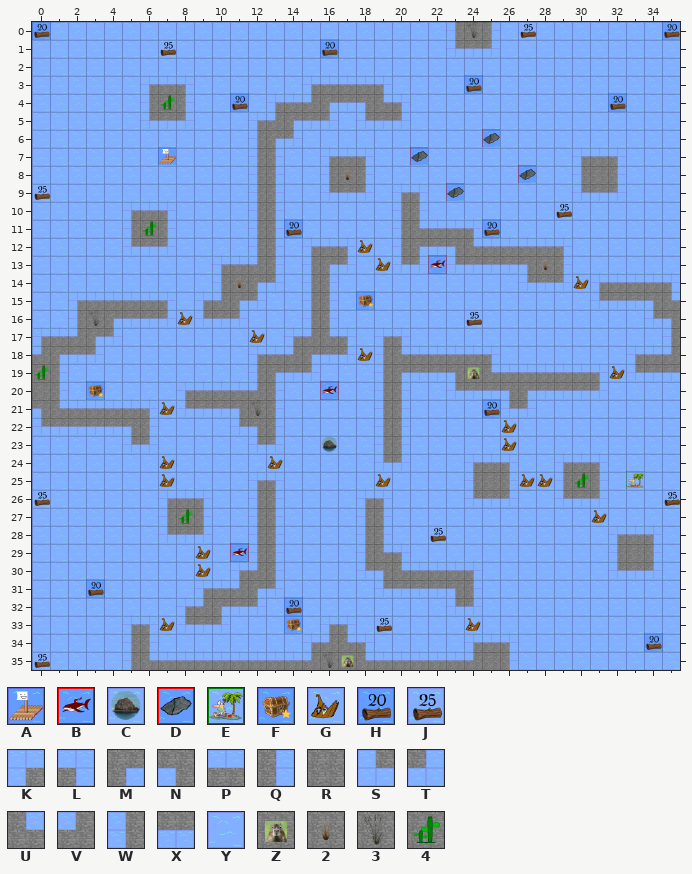
Two versions of a level (Tiled map (JSON), TechnicalPrototype/core/assets/levels/Maze.json). The picture above was drawn from the file before the commit.
Cells are 48x48 px. Shown: x 0..35, y 0..35.
Key: from "updatedTiledSet": A 0 "Raft", B 2 "Enemy", C 7 "Rock", D 8, E 9 "Goal", F 14 "Treasure", G 21 "Wood", H 22 "Wood", J 23 "Wood", K 28 "Rock", L 29 "Rock", M 30 "Rock", N 31 "Rock", P 32 "Rock", Q 33 "Rock", R 34 "Rock", S 35 "Rock", T 36 "Rock", U 37 "Rock", V 38 "Rock", W 39 "Rock", X 40 "Rock", Y 41 "Rock", Z 62 "Rock", 2 63 "Rock", 3 64 "Rock", 4 65 "Rock".
_ is an empty cell, # one hidden under a higher layer.
Objects are placed by their top-left corner, in cells (3,4 is the top-left corner of cell 3,4); size is 1x1 cell unless given.
Layer "Environment" before, first column x 0:
 0 #YYYYYYYYYYYYYYYYYYYYYYW3QY#YYYYYYY#
 1 YYYYYYY#YYYYYYYY#YYYYYYSXTYYYYYYYYYY
 2 YYYYYYYYYYYYYYYYYYYYYYYYYYYYYYYYYYYY
 3 YYYYYYKPLYYYYYYKPPPLYYYY#YYYYYYYYYYY
 4 YYYYYYW4QYY#YKPVMXNULYYYYYYYYYYY#YYY
 5 YYYYYYSXTYYYKVMXTYSXTYYYYYYYYYYYYYYY
 6 YYYYYYYYYYYYWMTYYYYYYYYYYDYYYYYYYYYY
 7 YYYYYYYAYYYYWQYYKPLYYDYYYYYYYYKPLYYY
 8 YYYYYYYYYYYYWQYYW2QYYYYYYYYDYYWRQYYY
 9 #YYYYYYYYYYYWQYYSXTYKLYDYYYYYYSXTYYY
10 YYYYYKPLYYYYWQYYYYYYWQYYYYYYY#YYYYYY
11 YYYYYW4QYYYYWQ#YYYYYWUPPL#YYYYYYYYYY
12 YYYYYSXTYYYYWQYKPL#YWMXNUPPPPLYYYYYY
13 YYYYYYYYYYKPVQYWMTY#ST#SXXXN2QYYYYYY
14 YYYYYYYYYYW2MTYWQYYYYYYYYYYSXT#KPPPL
15 YYKPPPPLYKVMTYYWQY#YYYYYYYYYYYYSXXNU
16 YYW3MXXT#SXTYYYWQYYYYYYY#YYYYYYYYYSN
17 KPVMTYYYYYYY#YKVULYKLYYYYYYYYYYYYYYW
18 VMXTYYYYYYYYKPVMXT#WUPPPPLYYYYYYYKPV
19 4QYYYYYYYYYYWMXTYYYWMXXNZUPPPPPL#SXX
20 RQY#YYYYKPPPVQYY#YYWQYYSXXNMXXXTYYYY
21 NUPPPPL#SXXN3QYYYYYWQYYYY#STYYYYYYYY
22 SXXXXNQYYYYSNQYYYYYWQYYYYY#YYYYYYYYY
23 YYYYYSTYYYYYSTYYCYYWQYYYYY#YYYYYYYYY
24 YYYYYYY#YYYYY#YYYYYSTYYYKPLYYKPLYYYY
25 YYYYYYY#YYYYKLYYYYY#YYYYWRQ##W4QYEYY
26 #YYYYYYKPLYYWQYYYYKLYYYYSXTYYSXTYYY#
27 YYYYYYYW4QYYWQYYYYWQYYYYYYYYYYY#YYYY
28 YYYYYYYSXTYYWQYYYYWQYYJYYYYYYYYYKPLY
29 YYYYYYYYY#Y#WQYYYYWULYYYYYYYYYYYWRQY
30 YYYYYYYYY#YKVQYYYYSNUPPPLYYYYYYYSXTY
31 YYY#YYYYYKPVMTYYYYYSXXXNQYYYYYYYYYYY
32 YYYYYYYYKVMXTY#YYYYYYYYSTYYYYYYYYYYY
33 YYYYYKL#SXTYYY#YKLY#YYYY#YYYYYYYYYYY
34 YYYYYWQYYYYYYYYKVULYYYYYKPLYYYYYYY#Y
35 #YYYYWUPPPPPPPPV3ZUPPPPPVRQYYYYYYYYY
Layer "Collectable" before, first column x 0:
 0 H__________________________J_______H
 1 _______J________H___________________
 2 ____________________________________
 3 ________________________H___________
 4 ___________H____________________H___
 5 ____________________________________
 6 ____________________________________
 7 ____________________________________
 8 ____________________________________
 9 J___________________________________
10 _____________________________J______
11 ______________H__________H__________
12 __________________G_________________
13 ___________________G__B_____________
14 ______________________________G_____
15 __________________F_________________
16 ________G_______________J___________
17 ____________G_______________________
18 __________________G_________________
19 ________________________________G___
20 ___F____________B___________________
21 _______G_________________H__________
22 __________________________G_________
23 __________________________G_________
24 _______G_____G______________________
25 _______G___________G_______GG_______
26 J__________________________________J
27 _______________________________G____
28 ____________________________________
29 _________G_B________________________
30 _________G__________________________
31 ___H________________________________
32 ______________H_____________________
33 _______G______F____J____G___________
34 __________________________________H_
35 J___________________________________
Now the later version:
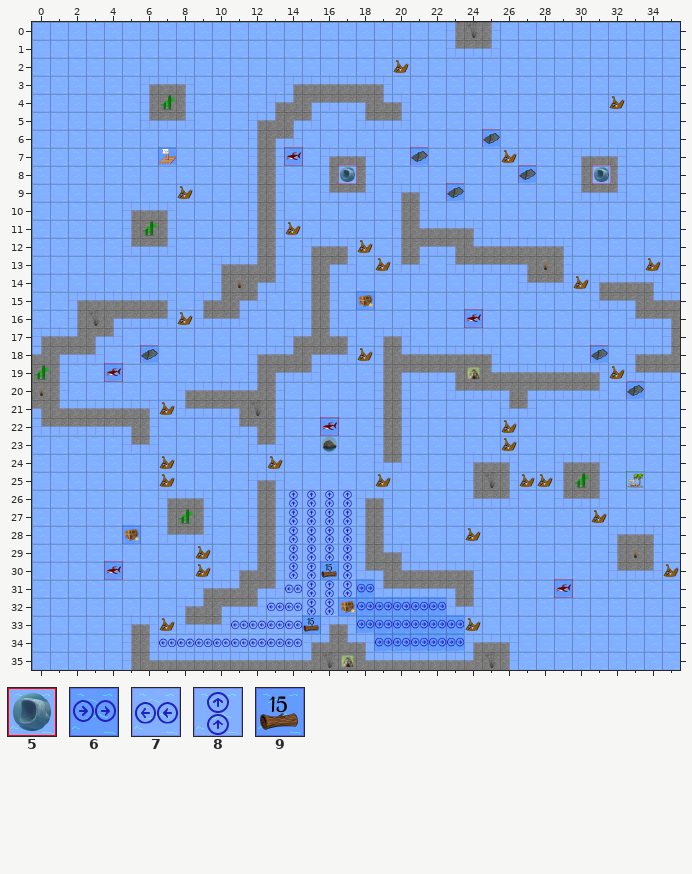
Further tiles: from "updatedTiledSet": 5 1 "Siren", 6 4 "Current", 7 11 "Current", 8 13 "Current", 9 16 "Wood".
Commit message: increase difficulty for level 17
Diff:
{"where": "layer \"Environment\""}
{"y":3,"x":14,"old":"YK","new":"KP"}
{"y":4,"x":14,"old":"PVM","new":"VMX"}
{"y":5,"x":15,"old":"XT","new":"TY"}
{"y":8,"x":31,"old":"R","new":"Z"}
{"y":14,"x":34,"old":"PL","new":"LY"}
{"y":15,"x":33,"old":"XNU","new":"NUP"}
{"y":16,"x":33,"old":"YS","new":"SX"}
{"y":18,"x":6,"old":"Y","new":"D"}
{"y":18,"x":31,"old":"Y","new":"D"}
{"y":20,"x":0,"old":"R","new":"2"}
{"y":20,"x":33,"old":"Y","new":"D"}
{"y":25,"x":25,"old":"R","new":"3"}
{"y":26,"x":14,"old":"YYYY","new":"8888"}
{"y":27,"x":14,"old":"YYYY","new":"8888"}
{"y":28,"x":14,"old":"YYYY","new":"8888"}
{"y":28,"x":22,"old":"J","new":"Y"}
{"y":29,"x":14,"old":"YYYY","new":"8888"}
{"y":29,"x":33,"old":"R","new":"2"}
{"y":30,"x":14,"old":"YYYY","new":"88#8"}
{"y":31,"x":14,"old":"YYYYY","new":"78886"}
{"y":32,"x":13,"old":"Y#YYYYYYYY","new":"7788#66666"}
{"y":33,"x":11,"old":"YYY#Y","new":"7777#"}
{"y":33,"x":18,"old":"Y#YYYY","new":"666666"}
{"y":34,"x":7,"old":"YYYYYYYY","new":"77777777"}
{"y":34,"x":19,"old":"YYYYY","new":"66666"}
{"y":35,"x":25,"old":"R","new":"3"}
{"where": "layer \"Collectable\""}
{"y":0,"x":0,"old":"H","new":"_"}
{"y":0,"x":27,"old":"J","new":"_"}
{"y":0,"x":35,"old":"H","new":"_"}
{"y":1,"x":7,"old":"J","new":"_"}
{"y":1,"x":16,"old":"H","new":"_"}
{"y":2,"x":20,"old":"_","new":"G"}
{"y":3,"x":24,"old":"H","new":"_"}
{"y":4,"x":11,"old":"H","new":"_"}
{"y":4,"x":32,"old":"H","new":"G"}
{"y":7,"x":14,"old":"_","new":"B"}
{"y":7,"x":26,"old":"_","new":"G"}
{"y":9,"x":0,"old":"J","new":"_"}
{"y":9,"x":8,"old":"_","new":"G"}
{"y":10,"x":29,"old":"J","new":"_"}
{"y":11,"x":14,"old":"H","new":"G"}
{"y":11,"x":25,"old":"H","new":"_"}
{"y":13,"x":22,"old":"B","new":"_"}
{"y":13,"x":34,"old":"_","new":"G"}
{"y":16,"x":24,"old":"J","new":"B"}
{"y":17,"x":12,"old":"G","new":"_"}
{"y":19,"x":4,"old":"_","new":"B"}
{"y":20,"x":3,"old":"F","new":"_"}
{"y":20,"x":16,"old":"B","new":"_"}
{"y":21,"x":25,"old":"H","new":"_"}
{"y":22,"x":16,"old":"_","new":"B"}
{"y":26,"x":0,"old":"J","new":"_"}
{"y":26,"x":35,"old":"J","new":"_"}
{"y":28,"x":5,"old":"_","new":"F"}
{"y":28,"x":24,"old":"_","new":"G"}
{"y":29,"x":11,"old":"B","new":"_"}
{"y":30,"x":4,"old":"_","new":"B"}
{"y":30,"x":16,"old":"_","new":"9"}
{"y":30,"x":35,"old":"_","new":"G"}
{"y":31,"x":3,"old":"H","new":"_"}
{"y":31,"x":29,"old":"_","new":"B"}
{"y":32,"x":14,"old":"H","new":"_"}
{"y":32,"x":17,"old":"_","new":"F"}
{"y":33,"x":14,"old":"F_","new":"_9"}
{"y":33,"x":19,"old":"J","new":"_"}
{"y":34,"x":34,"old":"H","new":"_"}
{"y":35,"x":0,"old":"J","new":"_"}
{"where": "layer \"Siren\""}
{"now": "5 \"Siren\" at 31.1,7.9"}
{"now": "5 \"Siren\" at 17,8"}
